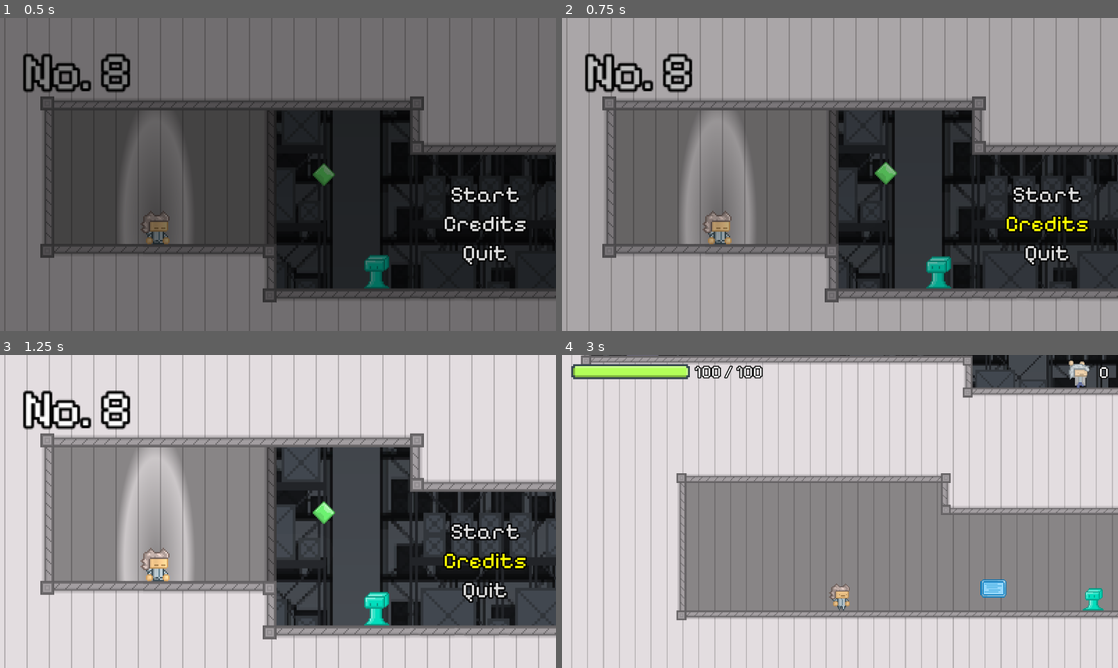
Above: before the commit, frames 1-4 (two rows, left to right).
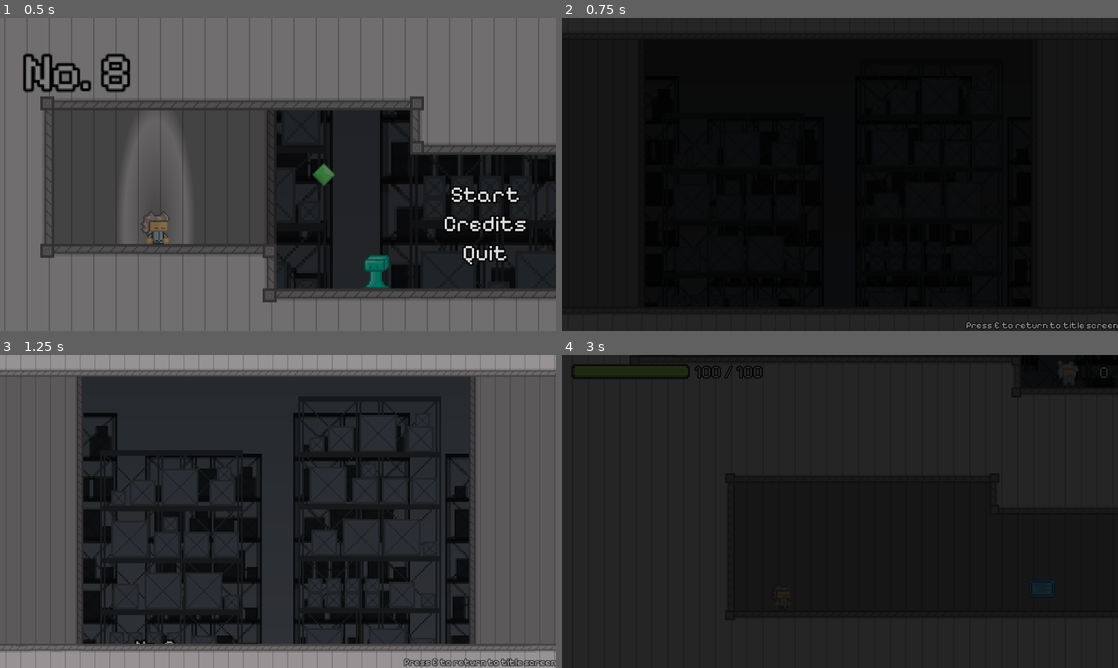
Above: after the commit, the same moments.

Repository: Brian-Magnuson/lab_escape_gd
Game: Godot game, scene res://scenes/title.tscn
Two runs of this game, one before a commit and one after it. Both use one fixed random seed, a clock stepped at 60 frames per second and the inputs below. This scene is started directly instead of the project's main scene.
Inputs (mouse positions are in pixels of both pictures, inside the frame that each line leads up to):
- Up to frame 1 (0.5 s): no input
- Up to frame 2 (0.75 s): click "Credits" at 0.5 s
- Up to frame 3 (1.25 s): no input
- Up to frame 4 (3 s): click (1045, 530) at 1.25 s, where only the run before the commit has a clickable "Start"; tap E (interact) at 2 s; move the mouse to (962, 495) at 2.02 s; hold D (move_right) 2.03-2.75 s; hold E (interact) 2.03-2.75 s; tap Space (jump) at 2.27 s; click (1045, 530) at 2.75 s, where only the run after the commit has a clickable "Start"

Frame 1 is identical in both runs. In frame 2, 90% of the frame differs, in the area x 0-100%, y 0-100%; in frame 3, 90%; in frame 4, 99%.

Commit message:
Add feature to link credits to title screen

Diff:
--- a/scenes/credits.tscn
+++ b/scenes/credits.tscn
@@ -1,6 +1,6 @@
-[gd_scene load_steps=31 format=4 uid="uid://b0csauuthn14o"]
-
-[ext_resource type="Script" uid="uid://bpmup3tc5g3dm" path="res://scripts/title.gd" id="1_83ncp"]
+[gd_scene load_steps=32 format=4 uid="uid://klc86qbi51vx"]
+
+[ext_resource type="Script" uid="uid://tykh3qf7r3bj" path="res://scripts/credits.gd" id="1_ih6pn"]
 [ext_resource type="Texture2D" uid="uid://b01pi01f8b3ti" path="res://assets/backgrounds/Warehouse1.png" id="2_sxold"]
 [ext_resource type="Texture2D" uid="uid://knndlxqkwnnb" path="res://assets/backgrounds/Warehouse2.png" id="3_olp7g"]
 [ext_resource type="Texture2D" uid="uid://dh3nli5ll3qse" path="res://assets/environment/FogCloudSquare.png" id="4_agqj7"]
@@ -604,27 +604,17 @@
 &"fade_out": SubResource("Animation_ypn4w")
 }
 
+[sub_resource type="LabelSettings" id="LabelSettings_ih6pn"]
+font = ExtResource("9_ih6pn")
+font_size = 20
+outline_size = 8
+outline_color = Color(0, 0, 0, 1)
+
 [sub_resource type="LabelSettings" id="LabelSettings_7lgdl"]
 font = ExtResource("9_ih6pn")
 font_size = 20
 outline_size = 8
 outline_color = Color(0, 0, 0, 1)
-
-[sub_resource type="Animation" id="Animation_ih6pn"]
-resource_name = "scroll"
-length = 30.0
-tracks/0/type = "value"
-tracks/0/imported = false
-tracks/0/enabled = true
-tracks/0/path = NodePath(".:position")
-tracks/0/interp = 1
-tracks/0/loop_wrap = true
-tracks/0/keys = {
-"times": PackedFloat32Array(0, 30),
-"transitions": PackedFloat32Array(1, 1),
-"update": 0,
-"values": [Vector2(280, 399), Vector2(280, -661)]
-}
 
 [sub_resource type="Animation" id="Animation_7lgdl"]
 length = 0.001
@@ -641,14 +631,31 @@
 "values": [Vector2(228, 399)]
 }
 
+[sub_resource type="Animation" id="Animation_ih6pn"]
+resource_name = "scroll"
+length = 30.0
+loop_mode = 1
+tracks/0/type = "value"
+tracks/0/imported = false
+tracks/0/enabled = true
+tracks/0/path = NodePath(".:position")
+tracks/0/interp = 1
+tracks/0/loop_wrap = true
+tracks/0/keys = {
+"times": PackedFloat32Array(0, 30),
+"transitions": PackedFloat32Array(1, 1),
+"update": 0,
+"values": [Vector2(280, 399), Vector2(280, -661)]
+}
+
 [sub_resource type="AnimationLibrary" id="AnimationLibrary_c6kru"]
 _data = {
 &"RESET": SubResource("Animation_7lgdl"),
 &"scroll": SubResource("Animation_ih6pn")
 }
 
-[node name="Title" type="Node"]
-script = ExtResource("1_83ncp")
+[node name="Credits" type="Node"]
+script = ExtResource("1_ih6pn")
 
 [node name="Background" type="Node2D" parent="."]
 z_index = -5
@@ -727,6 +734,21 @@
 }
 autoplay = "fade_in"
 
+[node name="Label" type="Label" parent="UserInterface"]
+self_modulate = Color(1, 1, 1, 0.588235)
+texture_filter = 1
+anchors_preset = 3
+anchor_left = 1.0
+anchor_top = 1.0
+anchor_right = 1.0
+anchor_bottom = 1.0
+offset_left = -328.0
+offset_top = -25.0
+grow_horizontal = 0
+grow_vertical = 0
+text = "Press E to return to title screen"
+label_settings = SubResource("LabelSettings_ih6pn")
+
 [node name="Credits" type="Label" parent="."]
 z_index = -4
 texture_filter = 1
--- a/scenes/title.tscn
+++ b/scenes/title.tscn
@@ -774,4 +774,5 @@
 scale = Vector2(0.45, 1.5)
 
 [connection signal="pressed" from="UserInterface/VBoxContainer/StartButton" to="." method="_on_start_button_pressed"]
+[connection signal="pressed" from="UserInterface/VBoxContainer/CreditsButton" to="." method="_on_credits_button_pressed"]
 [connection signal="pressed" from="UserInterface/VBoxContainer/QuitButton" to="." method="_on_quit_button_pressed"]
--- /dev/null
+++ b/scripts/credits.gd
@@ -0,0 +1,5 @@
+extends Node
+
+func _input(event: InputEvent) -> void:
+	if event.is_action_pressed("interact"):
+		get_tree().change_scene_to_file("res://scenes/title.tscn")
--- a/scripts/title.gd
+++ b/scripts/title.gd
@@ -5,3 +5,6 @@
 
 func _on_quit_button_pressed() -> void:
 	get_tree().quit()
+
+func _on_credits_button_pressed() -> void:
+	get_tree().change_scene_to_file("res://scenes/credits.tscn")
Not shown, added: scripts/credits.gd.uid
